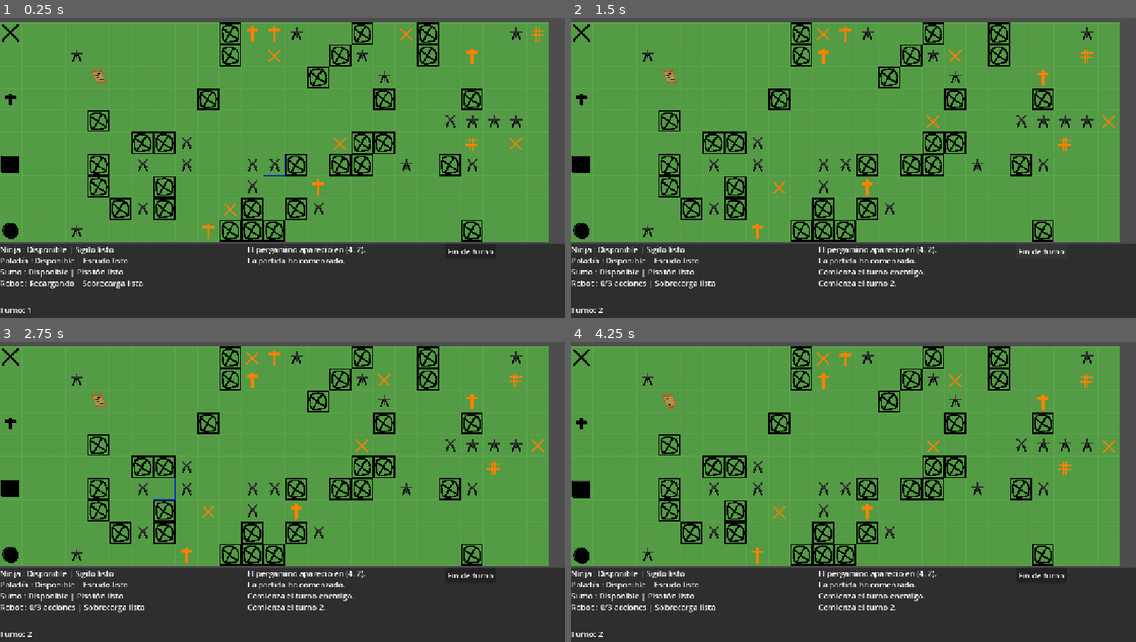
Above: before the commit, frames 1-4 (two rows, left to right).
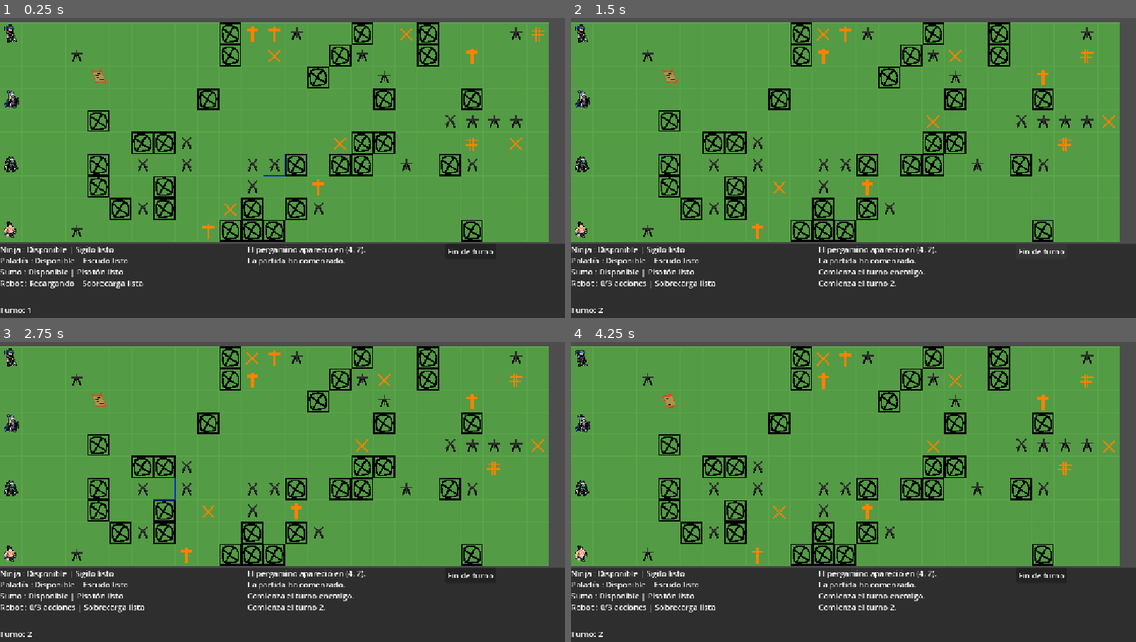
Above: after the commit, the same moments.

Repository: R0dr1go2oo3/Godot-4.7-LastEmissary
Game: Godot game, scene res://main.tscn
The game is run twice, just before and just after one commit, with the same random seed, the same clock (stepped at 60 frames per second) and the same inputs.
Inputs (mouse positions are in pixels of both pictures, inside the frame that each line leads up to):
- Up to frame 1 (0.25 s): no input
- Up to frame 2 (1.5 s): move the mouse to (977, 144) at 0.52 s; hold Q (useHability) 0.53-1.25 s; click (977, 144) at 0.67 s; click "Fin de turno" at 1.25 s
- Up to frame 3 (2.75 s): move the mouse to (169, 498) at 2.02 s; tap Q (useHability) at 2.1 s; click (169, 498) at 2.17 s
- Up to frame 4 (4.25 s): move the mouse to (910, 414) at 2.77 s; hold Q (useHability) 2.78-3.53 s; click (910, 414) at 2.92 s; move the mouse to (825, 546) at 3.52 s; tap Q (useHability) at 3.6 s; click (825, 546) at 3.67 s

The runs differ from the first frame. In frame 1, 0.4% of the frame differs, in the area x 0-4%, y 2-74%; in frame 2, 0.4%; in frame 3, 0.4%; in frame 4, 0.4%.

Commit message:
sprites de personajes agregados

Diff:
--- a/main.tscn
+++ b/main.tscn
@@ -339,6 +339,7 @@
 position = Vector2(-176, -288)
 
 [node name="Ninja" parent="characters" unique_id=288799154 instance=ExtResource("9_kek77")]
+texture_filter = 1
 position = Vector2(-288, -288)
 
 [node name="Sumo" parent="characters" unique_id=817593643 instance=ExtResource("10_4c57u")]
--- a/ninja.tscn
+++ b/ninja.tscn
@@ -37,6 +37,7 @@
 
 [node name="Ninja" type="Node2D" unique_id=288799154]
 script = ExtResource("1_25rb4")
+pixels_per_second = 1000.0
 
 [node name="CharacterBody2D" type="CharacterBody2D" parent="." unique_id=20295834]
 texture_filter = 1
--- a/paladin.tscn
+++ b/paladin.tscn
@@ -39,6 +39,7 @@
 [node name="Paladin" type="Node2D" unique_id=1405217417]
 texture_filter = 1
 script = ExtResource("1_hn4rh")
+pixels_per_second = 300.0
 
 [node name="CharacterBody2D" type="CharacterBody2D" parent="." unique_id=517448268]
 texture_filter = 1
--- a/project.godot
+++ b/project.godot
@@ -16,6 +16,7 @@
 
 [display]
 
+window/size/mode=3
 window/stretch/mode="canvas_items"
 window/stretch/aspect="expand"
 
--- a/sumo.tscn
+++ b/sumo.tscn
@@ -37,6 +37,7 @@
 
 [node name="Sumo" type="Node2D" unique_id=817593643]
 script = ExtResource("1_xqvs0")
+pixels_per_second = 200.0
 
 [node name="CharacterBody2D" type="CharacterBody2D" parent="." unique_id=961527310]
 texture_filter = 1
Binary file changed: sprites/ninja.png
Binary file changed: sprites/paladin.png
Binary file changed: sprites/robot.png
Binary file changed: sprites/sumo.png
